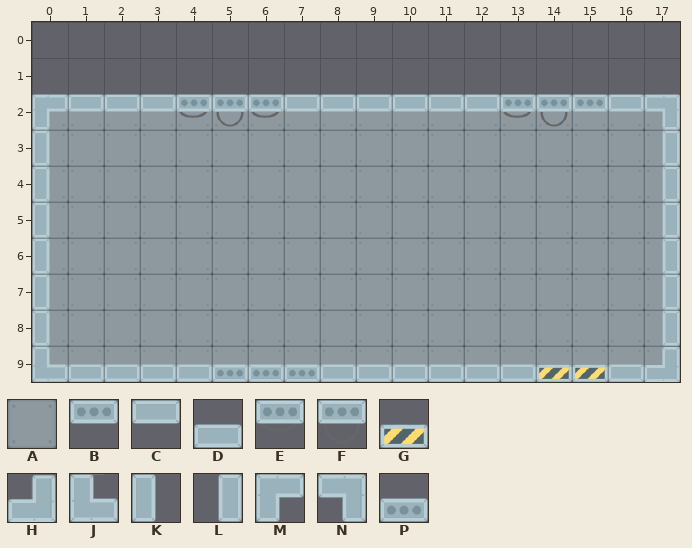
Level history. Tiled map: game/assets/maps/1.tmx. This is how it looked before the edit.
Cells are 64x64 px. Shown: x 0..17, y 0..9. The old version is drawn lined up with the new one.
Key: from "tiles": A 0, B 2, C 3, D 4, E 19, F 20, G 23, H 36, J 37, K 49, L 50, M 51, N 52, P 53.
_ is an empty cell.
Layer "background" before, first column x 0:
 0 __________________
 1 __________________
 2 AAAAAAAAAAAAAAAAAA
 3 AAAAAAAAAAAAAAAAAA
 4 AAAAAAAAAAAAAAAAAA
 5 AAAAAAAAAAAAAAAAAA
 6 AAAAAAAAAAAAAAAAAA
 7 AAAAAAAAAAAAAAAAAA
 8 AAAAAAAAAAAAAAAAAA
 9 AAAAAAAAAAAAAAAAAA
Layer "floor" before, first column x 0:
 0 __________________
 1 __________________
 2 MCCCEFECCCCCCEFBCN
 3 K________________L
 4 K________________L
 5 K________________L
 6 K________________L
 7 K________________L
 8 K________________L
 9 JDDDDPPPDDDDDDGGDH
After:
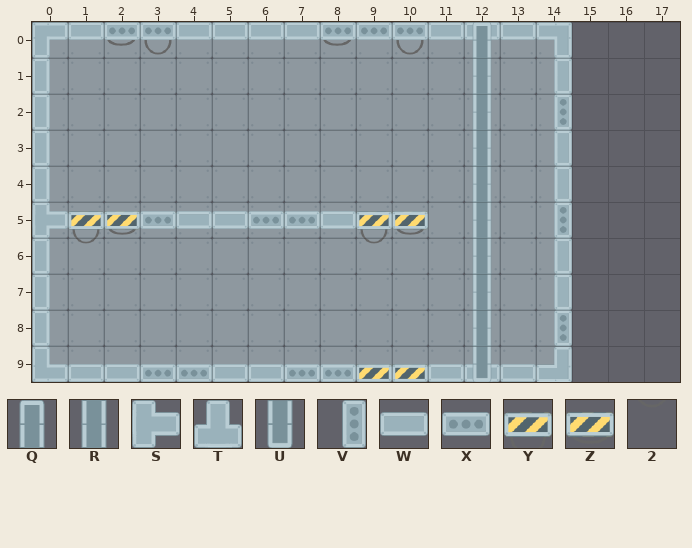
Further tiles: from "tiles": Q 5, R 6, S 7, T 9, U 21, V 34, W 55, X 56, Y 58, Z 59, 2 74.
Tiles of an added or newly shown layer are drawn over the layers below it.
See-through tiles are keyed as they look on the map.
From old to new:
map size 18x8 -> 15x10 cells (old content now starts at 0,2; both pictures use the new coordinates)
Layer "background":
y 0..1: x 0..14 _______________ -> AAAAAAAAAAAAAAA
y 2..9: x 15..17 AAA -> ___
Layer "floor":
y 0: x 0..14 _______________ -> MCEFCCCCEBFCCCN
y 1: x 0 _ -> K; x 14 _ -> L
y 2: x 0..17 MCCCEFECCCCCCEFBCN -> K_____________V___
y 3..4: x 14 _ -> L; x 17 L -> _
y 5: x 0..10 K__________ -> SYZXWWXXWYZ; x 14 _ -> V; x 17 L -> _
y 6: x 1 _ -> 2; x 9 _ -> 2; x 14 _ -> L; x 17 L -> _
y 7: x 14 _ -> L; x 17 L -> _
y 8: x 14 _ -> V; x 17 L -> _
y 9: x 3..6 DDPP -> PPDD; x 8..10 DDD -> PGG; x 12 D -> T; x 14..17 GGDH -> H___
Layer "env" (added):
y 0: x 12 _ -> Q
y 1..8: x 12 _ -> R
y 9: x 12 _ -> U
Where, in picture pixels (left, top, right, bottom), the same in both pictures:
changed: (32, 22, 680, 382)
